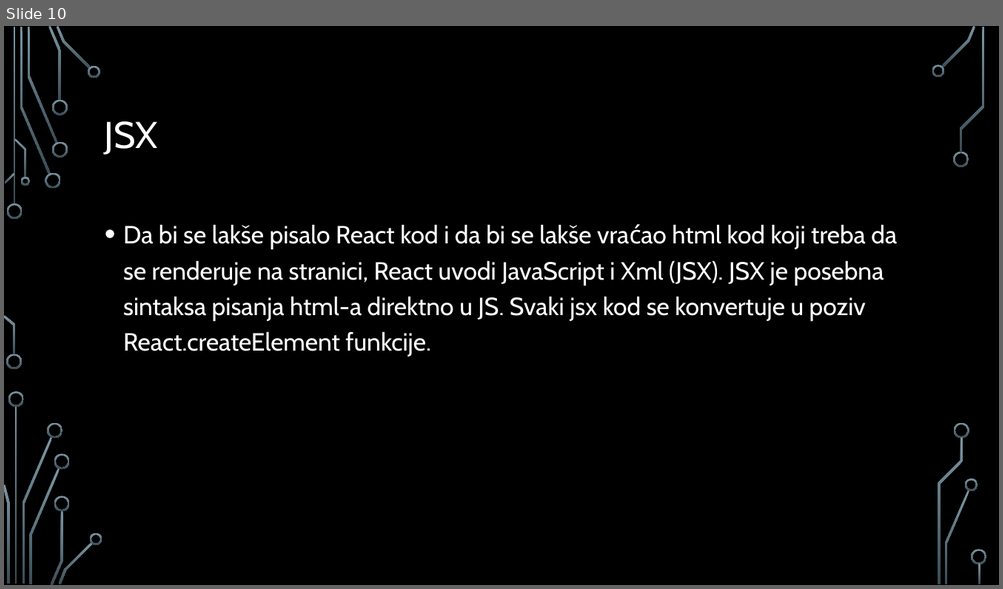
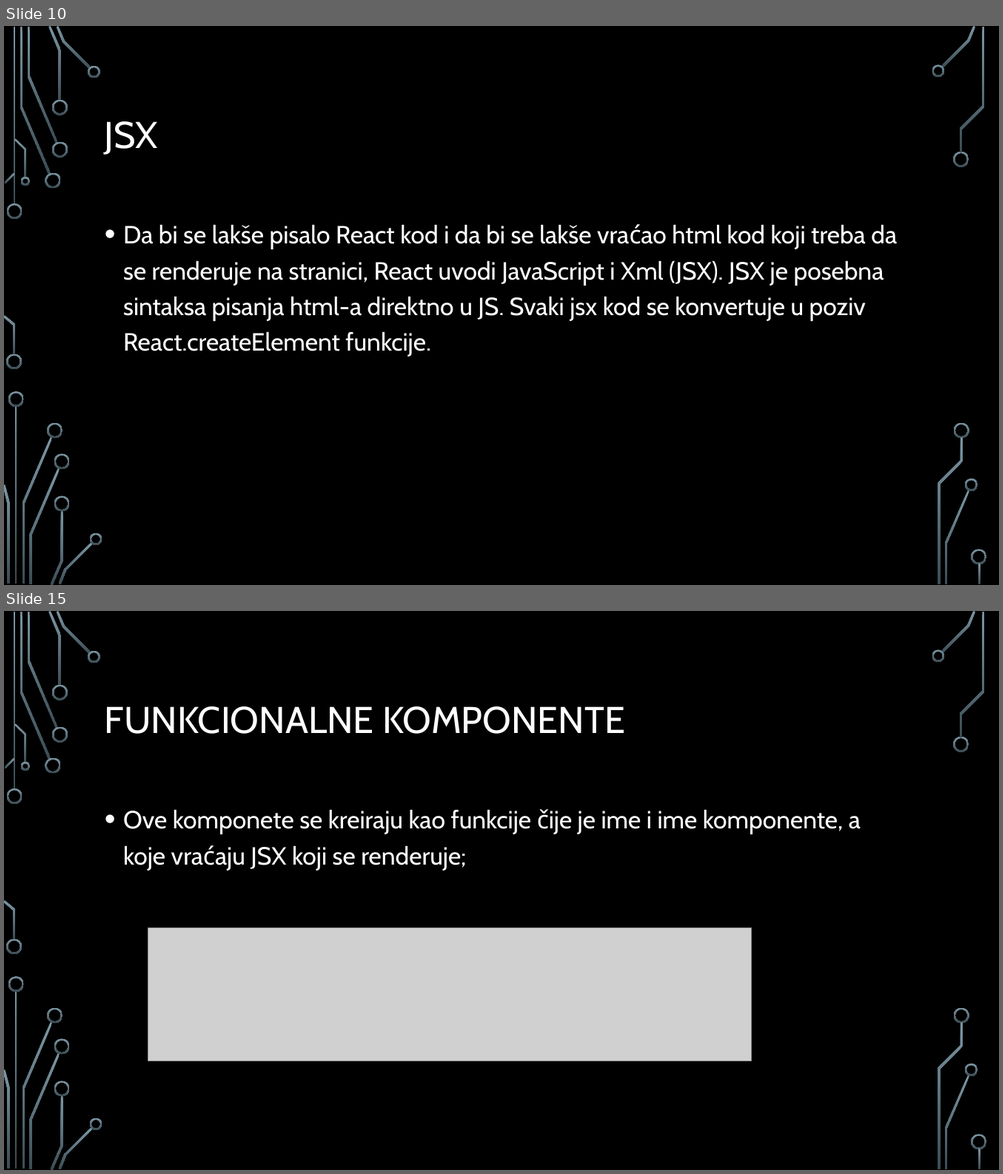
Before and after one commit to MihajloMilojevic/Sekcija, a slide deck: React/React - prezentacija.pptx. Shown one above the other, each under a label of ours: slide 10 before the commit, slides 10 and 15 after it; the slides between them are not shown. The pictures are 1003x589 and 1003x1174 pixels, drawn with LibreOffice and Linux fonts; fonts in the diff are those of the drawing; grey boxes stand for pictures; background and template pictures are left out. Boxes give left, top, right and bottom in pixels: in the first picture for what was removed or moved away, otherwise in the second. Text is boxed around its words. In the diff, an @@ line names an element or a change of style, - is before the commit and + after.

```diff
--- a/React/React - prezentacija.pptx
+++ b/React/React - prezentacija.pptx
@@ slide 15 added at [4,611,999,1170], background picture (left out); not listed: 36 template elements that a slide beside it also shows @@
@@ title added at [105,706,625,734], 36 pt, text #FFFFFF @@
+FUNKCIONALNE KOMPONENTE
@@ text added at [123,809,860,871], 24 pt, text #FFFFFF @@
+• Ove komponete se kreiraju kao funkcije čije je ime i ime komponente, a koje vraćaju JSX koji se renderuje;
@@ picture added at [148,928,751,1061] @@
```
Also in this commit, not shown: 17 other slides added, 5 other files.
